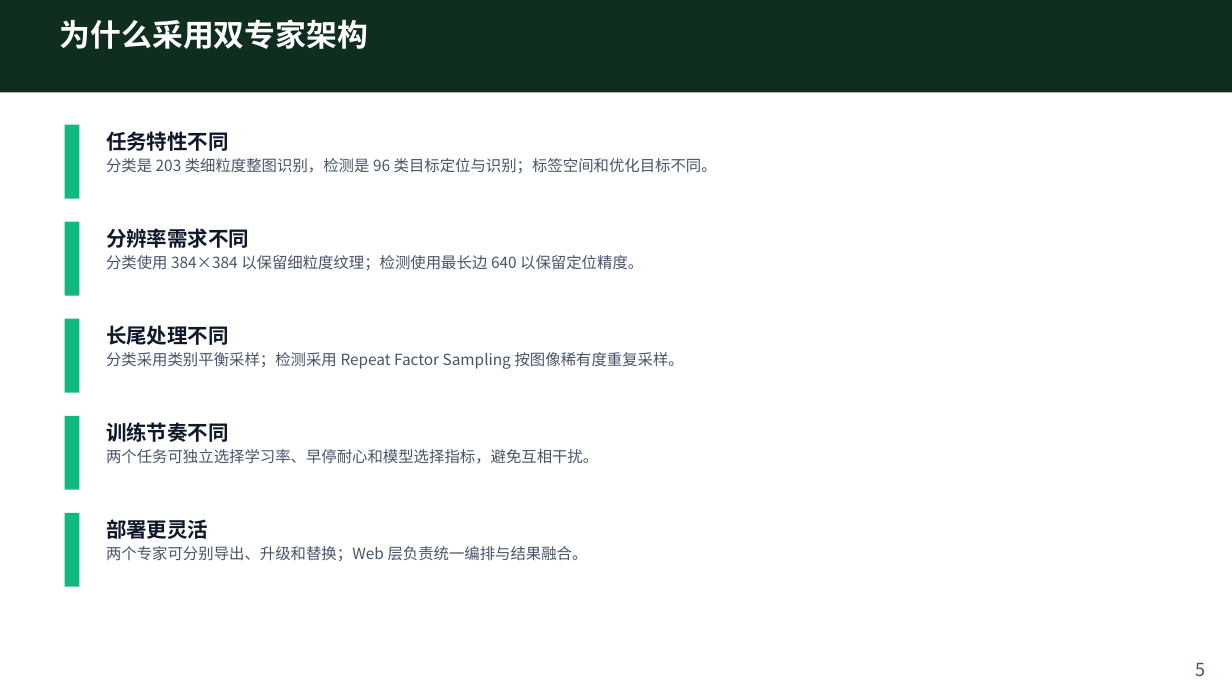
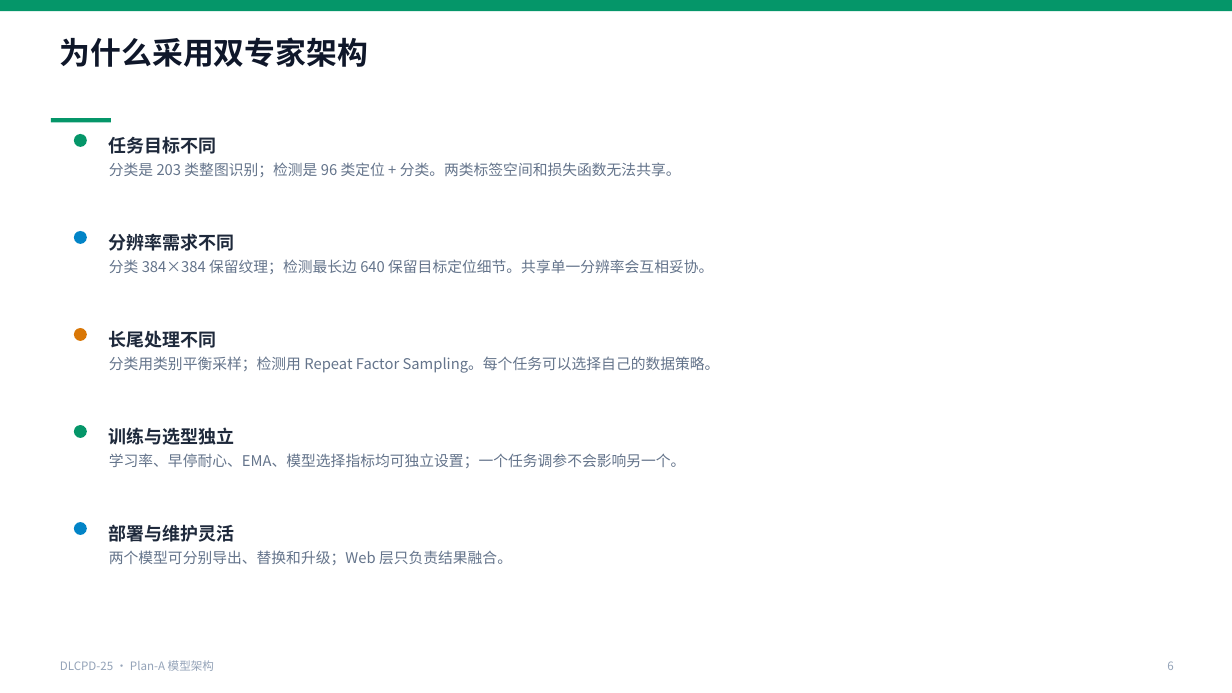
Before and after one commit to kfzeng1/DLCPD-25, a slide deck: slide 6 of docs/presentations/plan-a-model-architecture.pptx (slide 5 before the commit). Drawn at 1232x693 pixels with LibreOffice and Linux fonts; fonts in the diff are those of the drawing. Boxes give left, top, right and bottom in pixels: in the first picture for what was removed or moved away, otherwise in the second. Text is boxed around its words. In the diff, an @@ line names an element or a change of style, - is before the commit and + after.

```diff
--- a/docs/presentations/plan-a-model-architecture.pptx
+++ b/docs/presentations/plan-a-model-architecture.pptx
@@ rectangle: place and size @@
-rectangle at bbox=[0, 0, 1232, 92]
+rectangle at bbox=[0, 0, 1232, 11]
@@ rectangle at bbox=[0, 0, 1232, 11]: fill #0F2E1F to #059669 @@
@@ text "为什么采用双专家架构": place and size @@
-text "为什么采用双专家架构" at bbox=[60, 19, 368, 49]
+text "为什么采用双专家架构" at bbox=[60, 37, 368, 67]
@@ text "为什么采用双专家架构" at bbox=[60, 37, 368, 67]: text colour #FFFFFF to #0F172A @@
@@ rectangle added at bbox=[51, 118, 111, 122], fill #059669 @@
@@ rectangle removed at bbox=[65, 125, 79, 199] @@
@@ ellipse added at bbox=[74, 134, 87, 147], fill #059669 @@
@@ text at bbox=[109, 136, 681, 177]: text changed; size 12 to 11.5 pt; text colour #475569 to #64748B @@
-任务特性不同
-分类是 203 类细粒度整图识别，检测是 96 类目标定位与识别；标签空间和优化目标不同。
+任务目标不同
+分类是 203 类整图识别；检测是 96 类定位 + 分类。两类标签空间和损失函数无法共享。
@@ rectangle removed at bbox=[65, 222, 79, 296] @@
@@ ellipse added at bbox=[74, 231, 87, 244], fill #0284C7 @@
@@ text at bbox=[109, 233, 235, 251]: size 16 to 14 pt, text colour #0F172A to #1E293B in "分辨率需求不同"; line spacing 1 to 1.05; more space between paragraphs @@
@@ text at bbox=[109, 259, 713, 274]: text changed; size 12 to 11.5 pt; text colour #475569 to #64748B @@
-分类使用 384×384 以保留细粒度纹理；检测使用最长边 640 以保留定位精度。
+分类 384×384 保留纹理；检测最长边 640 保留目标定位细节。共享单一分辨率会互相妥协。
@@ rectangle removed at bbox=[65, 319, 79, 393] @@
@@ ellipse added at bbox=[74, 328, 87, 341], fill #D97706 @@
@@ text at bbox=[109, 356, 720, 373]: text changed; size 12 to 11.5 pt; text colour #475569 to #64748B @@
-分类采用类别平衡采样；检测采用 Repeat Factor Sampling 按图像稀有度重复采样。
+分类用类别平衡采样；检测用 Repeat Factor Sampling。每个任务可以选择自己的数据策略。
@@ text at bbox=[109, 330, 217, 348]: size 16 to 14 pt, text colour #0F172A to #1E293B in "长尾处理不同"; line spacing 1 to 1.05; more space between paragraphs @@
@@ rectangle removed at bbox=[65, 416, 79, 490] @@
@@ ellipse added at bbox=[74, 425, 87, 438], fill #059669 @@
@@ text at bbox=[109, 427, 686, 468]: text changed; size 12 to 11.5 pt; text colour #475569 to #64748B @@
-训练节奏不同
-两个任务可独立选择学习率、早停耐心和模型选择指标，避免互相干扰。
+训练与选型独立
+学习率、早停耐心、EMA、模型选择指标均可独立设置；一个任务调参不会影响另一个。
@@ rectangle removed at bbox=[65, 513, 79, 587] @@
@@ ellipse added at bbox=[74, 522, 87, 535], fill #0284C7 @@
@@ text at bbox=[109, 524, 512, 565]: text changed; size 12 to 11.5 pt; text colour #475569 to #64748B @@
-部署更灵活
-两个专家可分别导出、升级和替换；Web 层负责统一编排与结果融合。
+部署与维护灵活
+两个模型可分别导出、替换和升级；Web 层只负责结果融合。
@@ text added at bbox=[60, 660, 214, 671], 9 pt, text #94A3B8 @@
+DLCPD-25 · Plan-A 模型架构
@@ text added at bbox=[1167, 661, 1173, 670], 9 pt, text #94A3B8 @@
+6
@@ text removed at bbox=[1196, 663, 1206, 676] @@
-5
```
Also in this commit, not shown: 7 other slides changed, 12 slides added, 9 slides removed, 1 other file.
